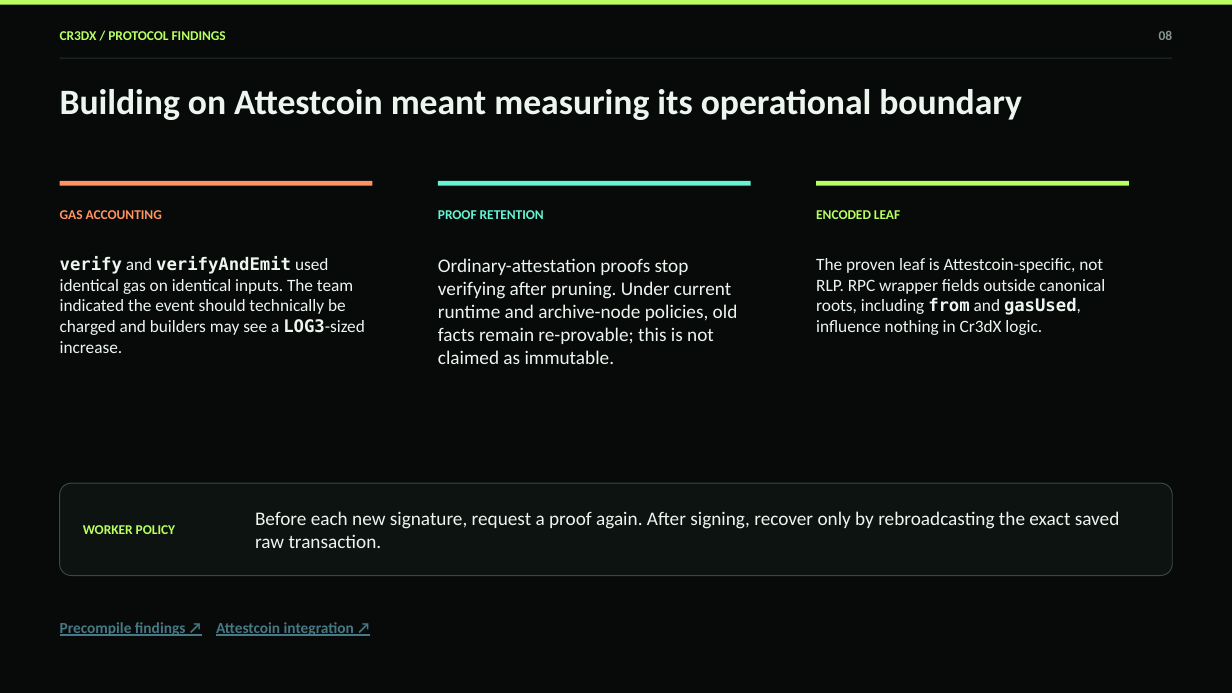
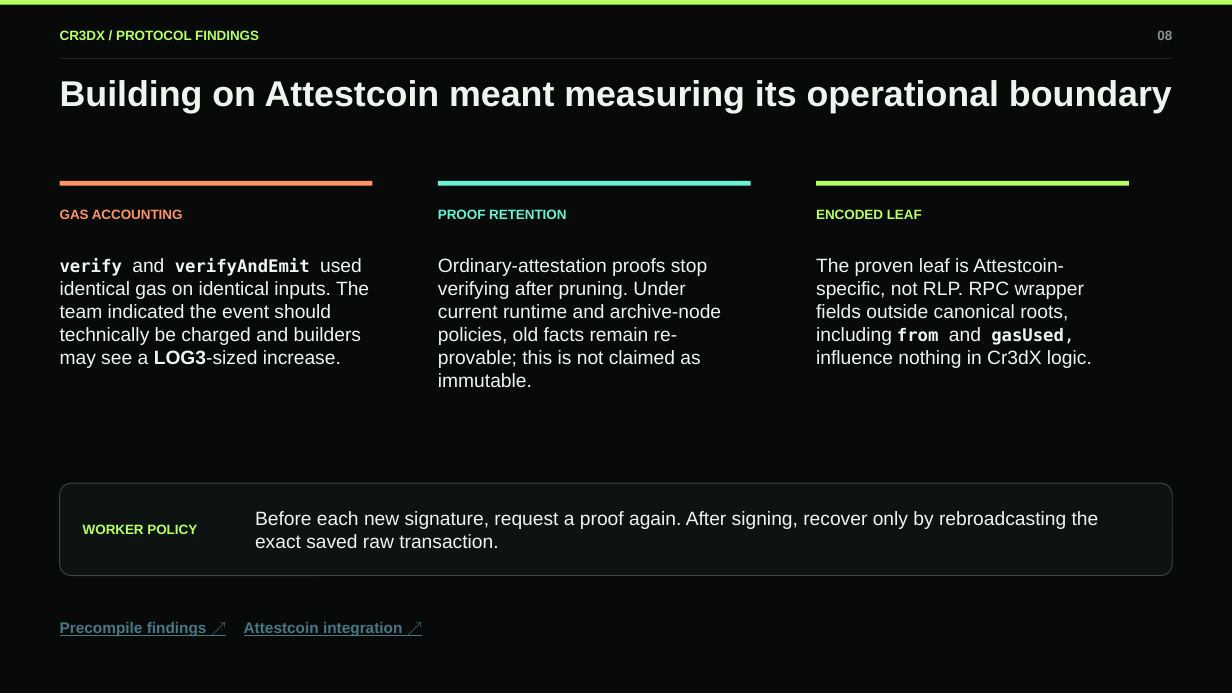
Before and after one commit to Vastargazing/Cr3dX, a slide deck: slide 8 of assets/Cr3dX_RWA_Deck_v1.pptx. Drawn at 1232x693 pixels with LibreOffice and Linux fonts; fonts in the diff are those of the drawing. Boxes give left, top, right and bottom in pixels: in the first picture for what was removed or moved away, otherwise in the second. Text is boxed around its words. In the diff, an @@ line names an element or a change of style, - is before the commit and + after.

```diff
--- a/assets/Cr3dX_RWA_Deck_v1.pptx
+++ b/assets/Cr3dX_RWA_Deck_v1.pptx
@@ text "Building on Attestcoin meant measuring ..." at (60, 80, 1172, 113): size 27.8 to 27.9 pt, font Calibri to Arial; line spacing 1 to 0.8 @@
@@ text "verify and verifyAndEmit used identical ..." at (60, 258, 369, 368): size 13.5 to 15 pt, font Calibri to Arial in "and used identical gas on identical inputs. ..."; font DejaVu Sans Mono to Arial in "LOG3-sized" @@
@@ text "The proven leaf is Attestcoin-specific, ..." at (816, 258, 1092, 368): size 13.5 to 15 pt, font Calibri to Arial; font Calibri to DejaVu Sans Mono in "gasUsed," @@
@@ font Calibri to Arial in 8 elements at (60, 30, 259, 40), (60, 209, 183, 219), (438, 209, 566, 219), (438, 258, 721, 387), (816, 209, 922, 219), (255, 511, 1099, 548), (60, 622, 402, 636), (83, 524, 197, 534) @@
```
Also in this commit, not shown: 9 other slides changed.
